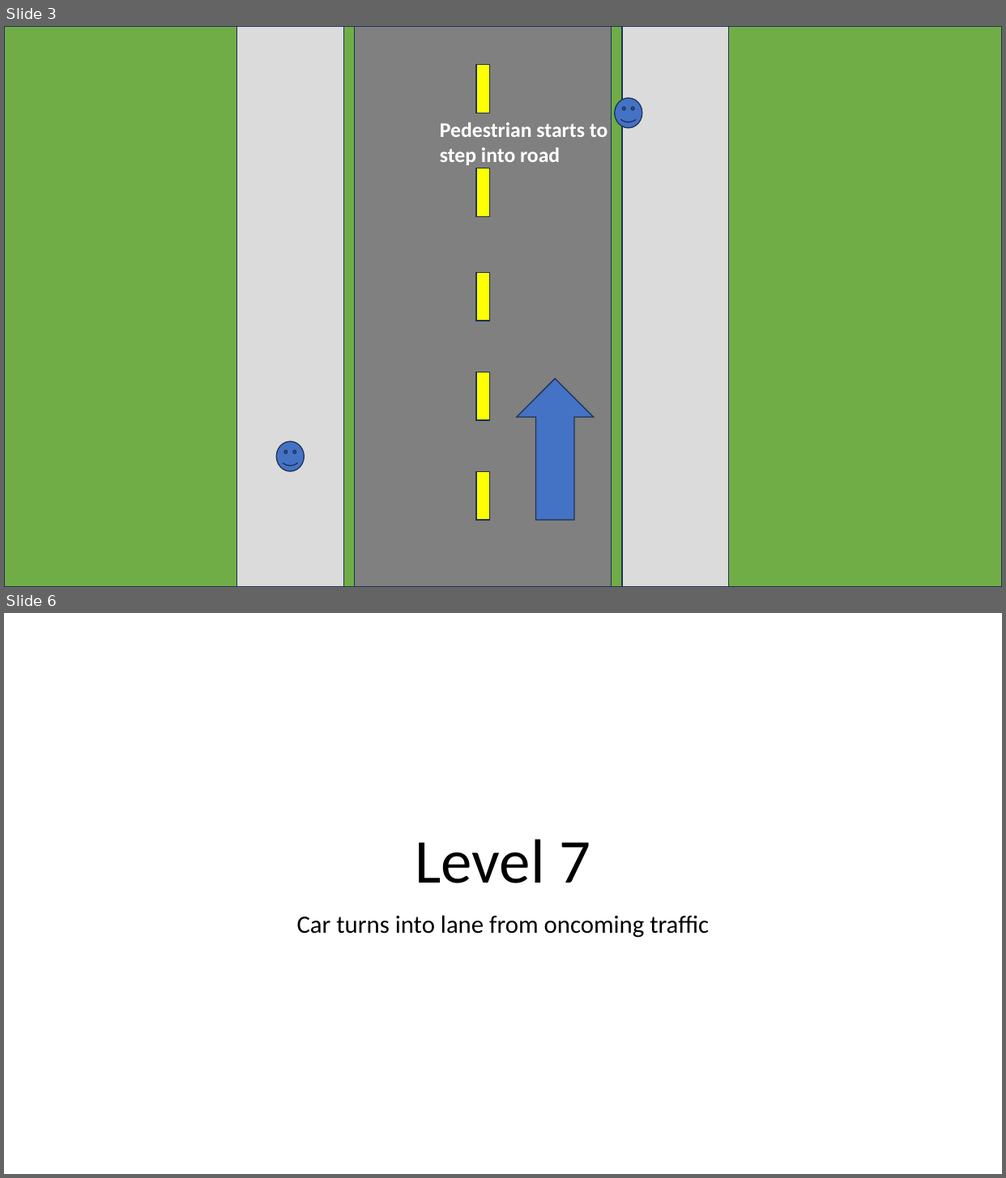
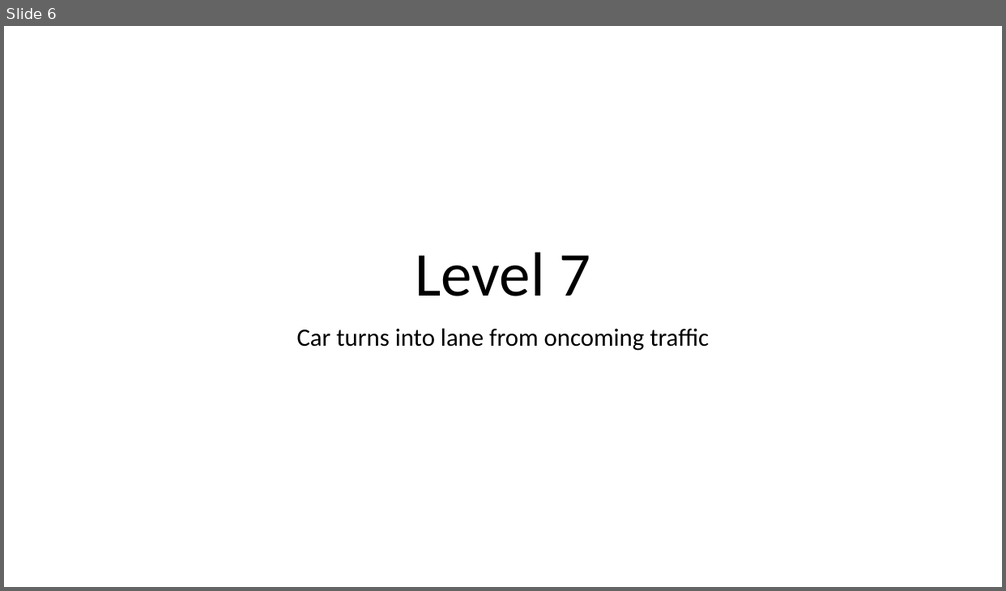
Before and after one commit to pancake423/driving-simulator, a slide deck: refs/level 6 through 10.pptm. Shown one above the other, each under a label of ours: slides 3 and 6 before the commit, slide 6 after it; the slides between them are not shown. The pictures are 1006x1178 and 1006x591 pixels, drawn with LibreOffice and Linux fonts; fonts in the diff are those of the drawing. Boxes give left, top, right and bottom in pixels: in the first picture for what was removed or moved away, otherwise in the second. Text is boxed around its words. In the diff, an @@ line names an element or a change of style, - is before the commit and + after.

```diff
--- a/refs/level 6 through 10.pptm
+++ b/refs/level 6 through 10.pptm
@@ slide 3 removed at (4, 26, 1002, 587), background #FFFFFF @@
@@ rectangle removed at (4, 26, 1002, 587) @@
@@ rectangle removed at (236, 26, 344, 587) @@
@@ rectangle removed at (355, 26, 612, 587) @@
@@ rectangle removed at (622, 26, 730, 587) @@
@@ rectangle removed at (476, 65, 489, 113) @@
@@ smiley face removed at (615, 98, 642, 128) @@
@@ text removed at (440, 122, 607, 165) @@
-Pedestrian starts to step into road
@@ rectangle removed at (476, 169, 489, 217) @@
@@ rectangle removed at (476, 273, 489, 322) @@
@@ rectangle removed at (476, 372, 489, 421) @@
@@ right arrow removed at (517, 378, 594, 520) @@
@@ smiley face removed at (276, 442, 305, 472) @@
@@ rectangle removed at (476, 472, 489, 520) @@
```
Also in this commit, not shown: 1 slide changed, 4 slides added, 3 other slides removed.
